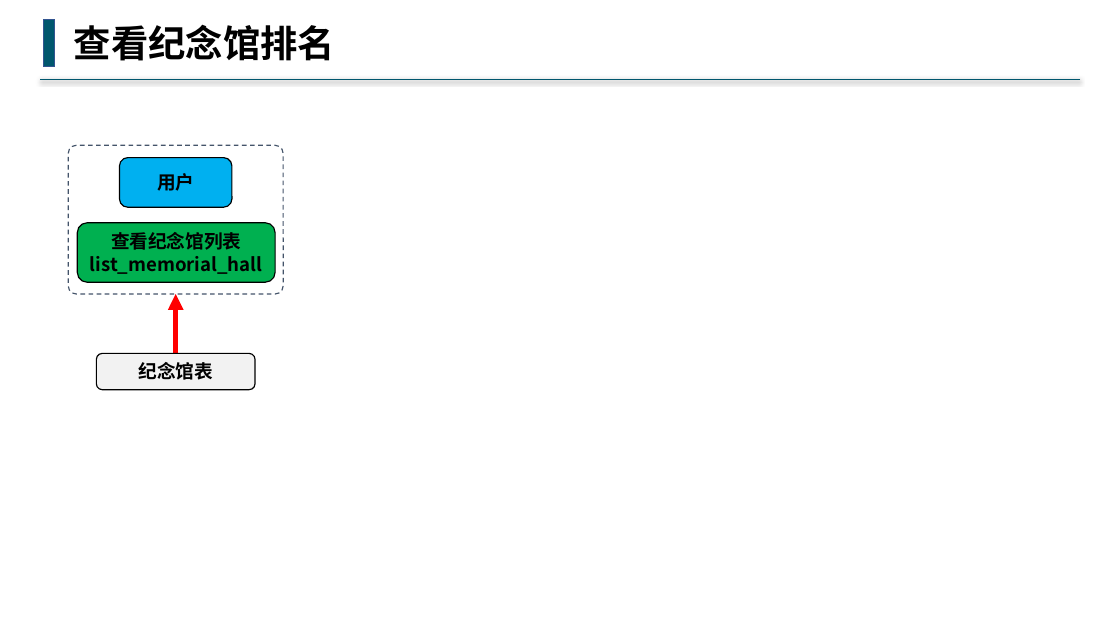
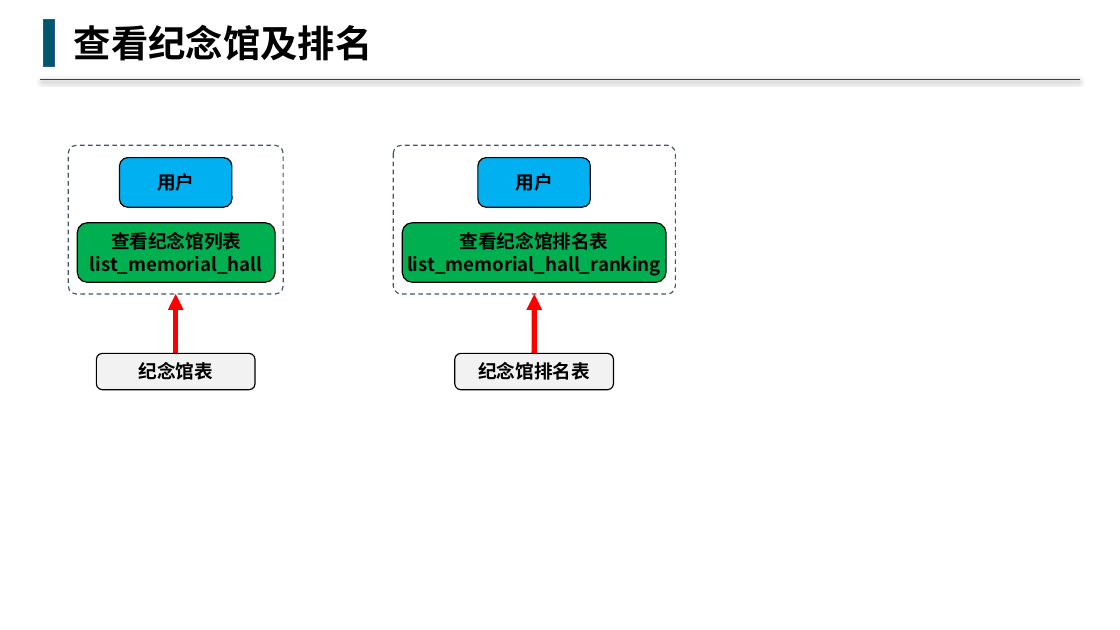
Before and after one commit to buddhachain/buddhaContract, a slide deck: slide 10 of doc/祭奠堂.pptx (slide 14 before the commit). Drawn at 1120x630 pixels with LibreOffice and Linux fonts; fonts in the diff are those of the drawing. Boxes give left, top, right and bottom in pixels: in the first picture for what was removed or moved away, otherwise in the second. Text is boxed around its words. In the diff, an @@ line names an element or a change of style, - is before the commit and + after.

```diff
--- a/doc/祭奠堂.pptx
+++ b/doc/祭奠堂.pptx
@@ text at [74, 24, 373, 61]: text changed @@
-查看纪念馆排名
+查看纪念馆及排名
@@ rounded rectangle added at [393, 145, 676, 294], outline #44546A 1 pt dashed @@
@@ rounded rectangle added at [478, 158, 591, 208], fill #00B0F0, outline #000000 1 pt, 16 pt, text #000000, bold @@
+用户
@@ rounded rectangle added at [402, 223, 666, 282], fill #00B050, outline #000000 1 pt, 16 pt, text #000000, bold @@
+查看纪念馆排名表
+list_memorial_hall_ranking
@@ arrow added from (534, 354) to (534, 294), #FF0000 4.5 pt @@
@@ rounded rectangle added at [455, 354, 613, 390], fill #F2F2F2, outline #000000 1 pt, 16 pt, text #000000, bold @@
+纪念馆排名表
```
Also in this commit, not shown: 9 other slides changed, 1 slide added, 6 slides removed, 3 other files.
